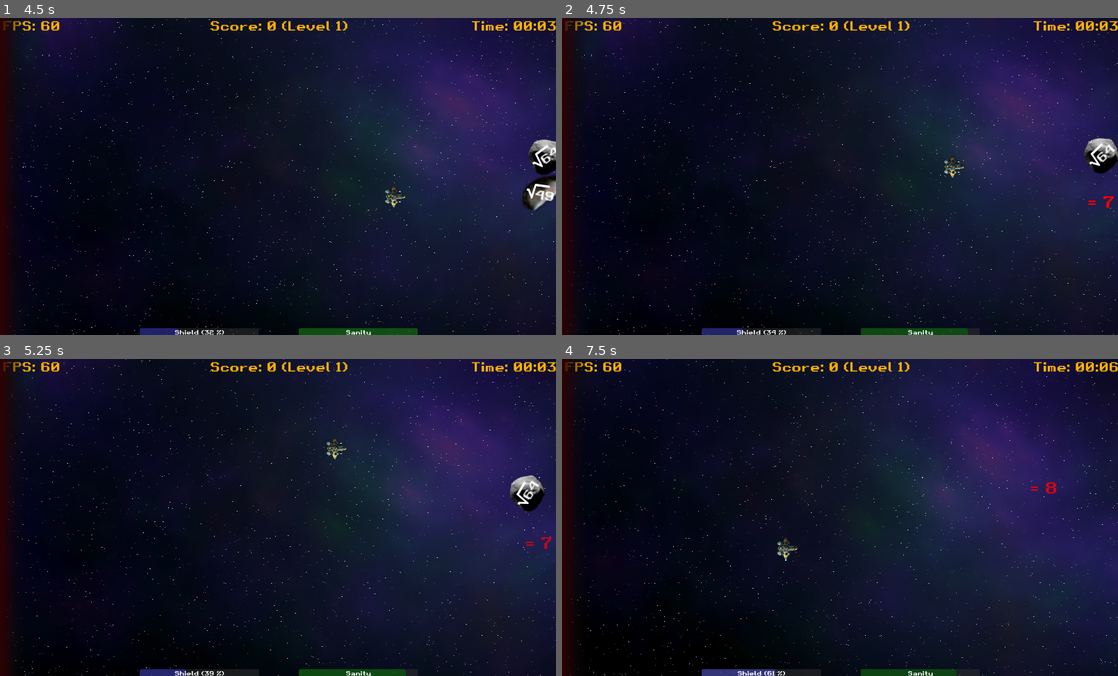
Above: before the commit, frames 1-4 (two rows, left to right).
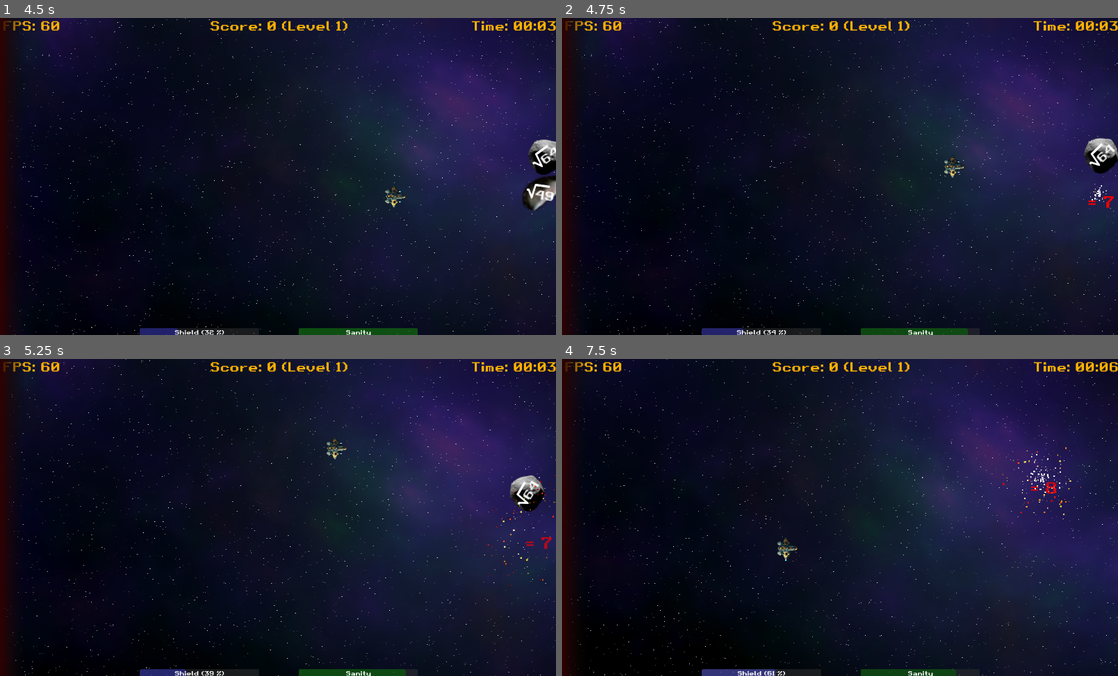
Above: after the commit, the same moments.

Repository: gingerr/ggj-2023-roots-one
Game: Godot game, scene res://MainMenu.tscn
Two runs of this game, one before a commit and one after it. Both use one fixed random seed, a clock stepped at 60 frames per second and the inputs below.
Inputs:
- Up to frame 1 (4.5 s): click "New Game" at 0.5 s; tap Enter (ui_accept) at 1.25, 1.52, 2.27, 3.77 s; hold Right (ui_right) 1.28-2.03 s; hold Down (ui_down) 2.03-2.78 s; hold Right (ui_right) 2.78-3.53 s; hold Up (ui_up) 3.53-4.28 s; hold Left (ui_left) from 4.28 s (still down)
- Up to frame 2 (4.75 s): keep holding Left (ui_left); tap Enter (ui_accept) at 4.52 s
- Up to frame 3 (5.25 s): keep holding Left (ui_left)
- Up to frame 4 (7.5 s): tap Enter (ui_accept) at 5.27, 6.77 s; release Left (ui_left) at 5.78 s; hold Down (ui_down) 5.78-6.53 s; hold Right (ui_right) 6.53-7.28 s; hold Up (ui_up) from 7.28 s (still down)

Frame 1 is identical in both runs. In frame 2, less than 0.1% of the frame differs, in the area x 95-98%, y 52-58%; in frame 3, less than 0.1%; in frame 4, 0.2%, in the area x 79-94%, y 26-52%.

Commit message:
re-re-reverts explosion

Diff:
--- a/Explosion.tscn
+++ b/Explosion.tscn
@@ -16,12 +16,18 @@
 amount = 256
 lifetime = 1.5
 speed_scale = 2.0
-explosiveness = 1.0
+explosiveness = 0.5
 randomness = 1.0
 lifetime_randomness = 1.0
 direction = Vector2(0, 0)
 spread = 180.0
 gravity = Vector2(-12, 0)
+initial_velocity_min = 24.0
+initial_velocity_max = 30.0
+radial_accel_min = -10.0
+radial_accel_max = -10.0
+scale_amount_min = 0.4
+scale_amount_max = 4.0
 color_ramp = SubResource("1")
 script = ExtResource("3")
 
@@ -39,5 +45,9 @@
 lifetime_randomness = 1.0
 spread = 180.0
 gravity = Vector2(0, 0)
+initial_velocity_min = 5.0
+initial_velocity_max = 50.0
+scale_amount_min = 0.5
+scale_amount_max = 0.5
 color_ramp = SubResource("2")
 script = ExtResource("3")
Not shown: 1 places in Explosion.tscn that only renumber resources
